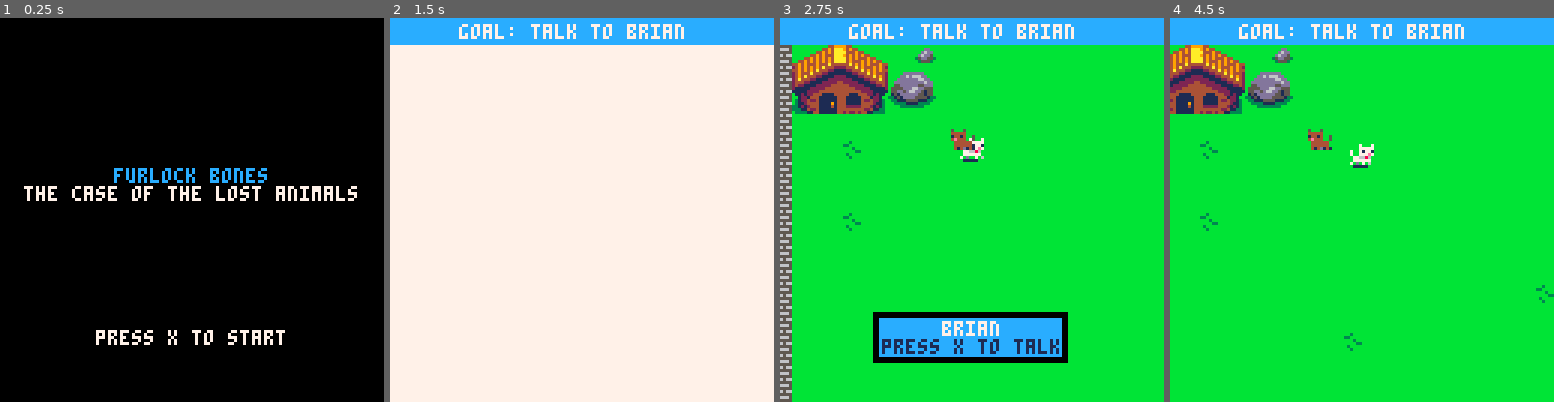
Above: before the commit, frames 1-4 (left to right).
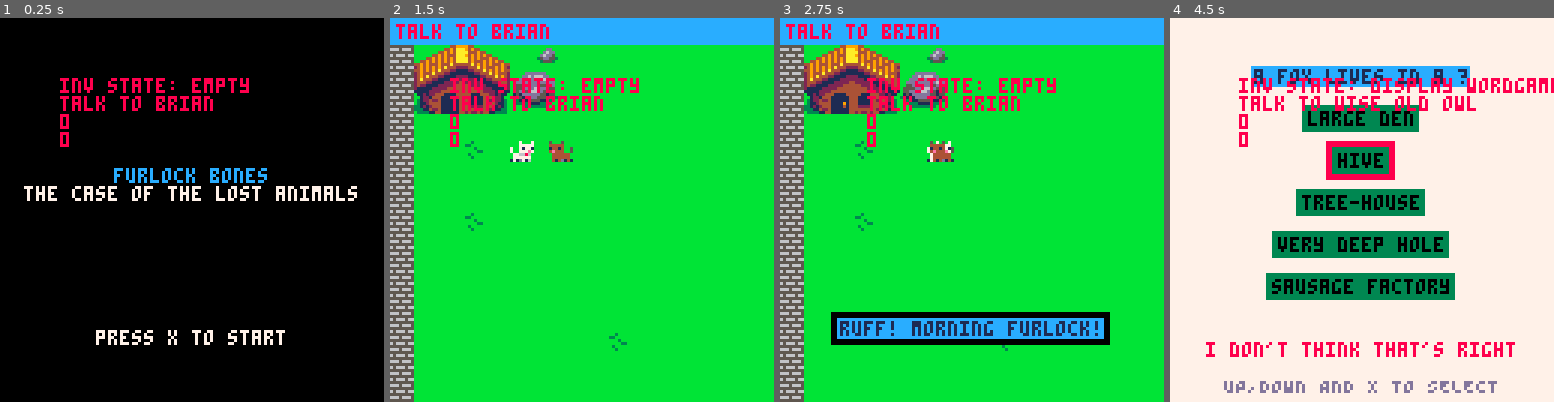
Above: after the commit, the same moments.

Repository: Mackeriah/FurlockBones-game
Game: PICO-8 cartridge furlock bones.p8
Two runs of this game, one before a commit and one after it. Both use one fixed random seed, a clock stepped at 60 frames per second and the inputs below.
Inputs:
- Up to frame 1 (0.25 s): no input
- Up to frame 2 (1.5 s): tap X (X key) at 0.33, 1.07 s; tap O (Z key) at 0.7 s
- Up to frame 3 (2.75 s): hold Right 1.6-2.1 s; tap O (Z key) at 1.7, 2.1, 2.5 s; tap X (X key) at 1.85 s; hold Up 2.15-2.42 s; hold Right from 2.47 s (still down)
- Up to frame 4 (4.5 s): tap O (Z key) every 0.4 s from 2.9 to 4.1 s; tap X (X key) at 2.97, 4.08 s; release Right at 3.03 s; hold Left 3.08-3.58 s; hold Down 3.63-3.97 s; hold Right from 4.02 s (still down)

The runs differ from the first frame. In frame 1, 1.6% of the frame differs, in the area x 15-65%, y 15-34%; in frame 2, 94%; in frame 3, 17%; in frame 4, 99%, in the area x 0-100%, y 0-100%.

Commit message:
working on inventory screen
- which will only be accessible when player has all page pieces
- and is essentially used to play the wordgame, via the inventory

Diff:
--- a/furlock bones.p8
+++ b/furlock bones.p8
@@ -16,7 +16,9 @@
 function _init()
 	-- debug_mode = false
 	camera_x, camera_y = 0,0
+	tmp_camera_x, tmp_camera_y = 0,0 -- don't remove this
 	activeGame = false
+	create_inventory()
 	init_music()
 	init_camera()
 	map_swapper()
@@ -27,7 +29,7 @@
 	init_conversation()
 	init_wordgame()
 	poke(0x5f5c, 255) -- this means a held button (btnp) only registers once
-	create_inventory()
+	init_objective()
 	lost_animals()
 end
 
@@ -70,7 +72,10 @@
 	cls()
 	if activeGame == false then draw_menu() else draw_game() end
 	-- player.x-20,player.y-20,8
-	--print("inv state: "..inventory.state,player.x-20,player.y-20,8)
+	print("inv state: "..inventory.state,player.x-20,player.y-20,8)
+	print(objective.current)
+	print(camera_x)
+	print(camera_y)
 end
 
 function draw_menu()
@@ -87,7 +92,6 @@
 		camera_x, camera_y = 0,0 --0,0 as I draw inventory in top left so
 		camera(camera_x,camera_y)
 		draw_inventory()
-		draw_objective()
 		if wordgame.active == true then draw_wordgame_questions() end
 	else
 		camera(camera_x,camera_y) -- run before map to avoid inventory stutter
@@ -101,8 +105,14 @@
 function create_inventory()
 	inventory={}
 	show_inventory = false
-	inventory.state = "objectives"
-	currentObjective = "goal: talk to brian"
+	inventory.state = "empty"
+	--[[ states: empty, questionView, answerView ]]
+end
+
+function init_objective()
+	objective={}
+	objective.active = false
+	objective.current = "talk to brian"
 end
 
 function lost_animals()
@@ -112,11 +122,11 @@
 end
 
 function on_inventory_button_press()
-	if (btnp(🅾️)) and show_inventory == false then
+	if (btnp(🅾️)) and inventory.state != "empty" then
 		show_inventory = true
 		tmp_camera_x = camera_x -- store current camera x,y so we can return to it later
 		tmp_camera_y = camera_y
-	elseif (btnp(🅾️)) and show_inventory == true then
+	elseif (btnp(🅾️)) and inventory.state == "empty" then
 		show_inventory = false
 		camera_x = tmp_camera_x -- return camera to previous position
 		camera_y = tmp_camera_y
@@ -130,9 +140,9 @@
 	end
 end
 
-function draw_objective() -- draws current objective at top of screen
+function draw_objective() -- draws current objective at top of screen (31 char limit)
 	rectfill(camera_x, camera_y, camera_x+127, camera_y+8, 12) -- heading
-	print(currentObjective, camera_x + (#currentObjective +4), camera_y+2, 7)
+	print(objective.current, camera_x+2, camera_y+2, 8)
 end
 
 
@@ -173,7 +183,7 @@
 			end
 		elseif conversation_state == "level2" and conversation.character == "brian" then
 			new_conversation({"i dont have anything","else to say!","bye!"})
-			currentObjective = "talk to wise old owl"
+			objective.current = "talk to wise old owl"
 			inventory.state = "display wordgame"
 			if (btnp(❎)) then
 				conversation_state = "none"
@@ -187,7 +197,7 @@
 			end
 		elseif conversation_state == "level2" and conversation.character == "owl" then
 			new_conversation({"hurrumph!"})
-			currentObjective = "collect torn page pieces"
+			objective.current = "collect page pieces 7/10"
 			if (btnp(❎)) then
 				conversation_state = "none"
 			end
@@ -363,7 +373,7 @@
 		if correct == true then
 			print_centered("yes, well done!",102,11)
 			print_centered("press x to close",110,11)
-			currentObjective = "take the animal home!"
+			objective.current = "take the animal home!"
 		elseif correct == false then
 			print_centered("i don't think that's right", 108, 8)
 		end
@@ -374,7 +384,7 @@
 	if correct == true then
 		if (btnp(❎)) then
 			wordgame.active = false
-			inventory.state = "objectives"
+			inventory.state = "empty"
 		end
 	else
 		if (btnp(3)) then
@@ -692,7 +702,7 @@
 
 function create_owl()
 	owl={}
-	owl.x = 476
+	owl.x = 176
 	owl.y = 8
 	owl.sprite = 5
 	owl.time = 0
